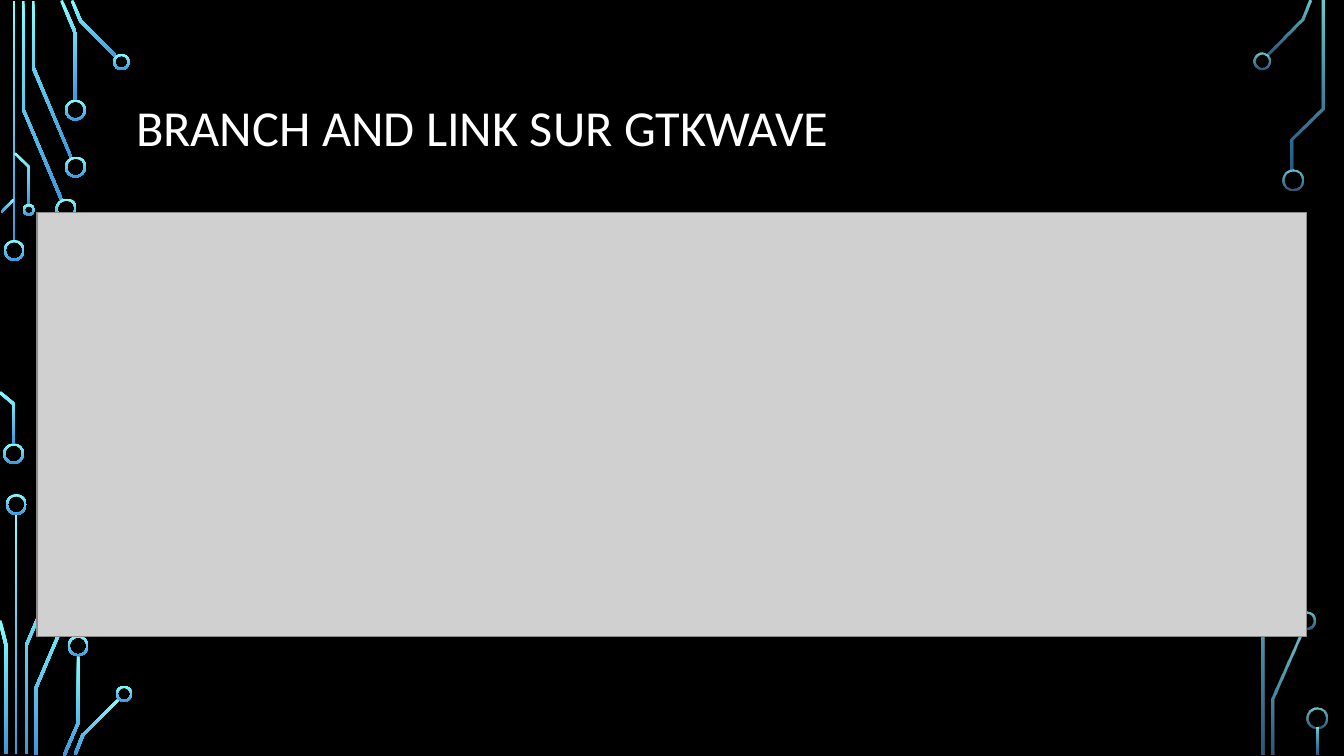
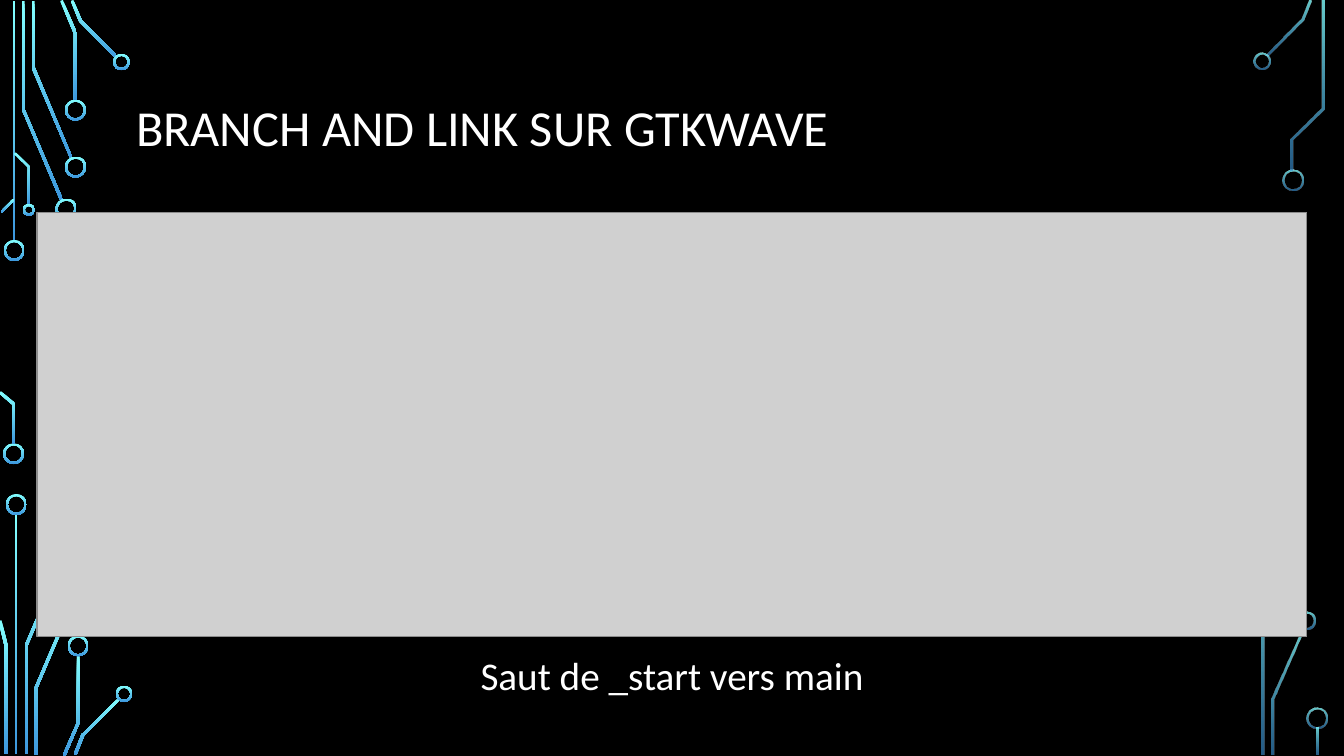
Before and after one commit to Nova-Aegis/VLSI-arm_cpu-project, a slide deck: slide 14 of rapport/VLSI-project-pres.pptx. Drawn at 1344x756 pixels with LibreOffice and Linux fonts; fonts in the diff are those of the drawing; grey boxes stand for pictures; background and template pictures are left out. Boxes give left, top, right and bottom in pixels: in the first picture for what was removed or moved away, otherwise in the second. Text is boxed around its words. In the diff, an @@ line names an element or a change of style, - is before the commit and + after.

```diff
--- a/rapport/VLSI-project-pres.pptx
+++ b/rapport/VLSI-project-pres.pptx
@@ text added at [481, 662, 864, 696], 28 pt, text #FFFFFF @@
+Saut de _start vers main
```
Also in this commit, not shown: 6 other slides changed, 1 slide added, 3 other files.
